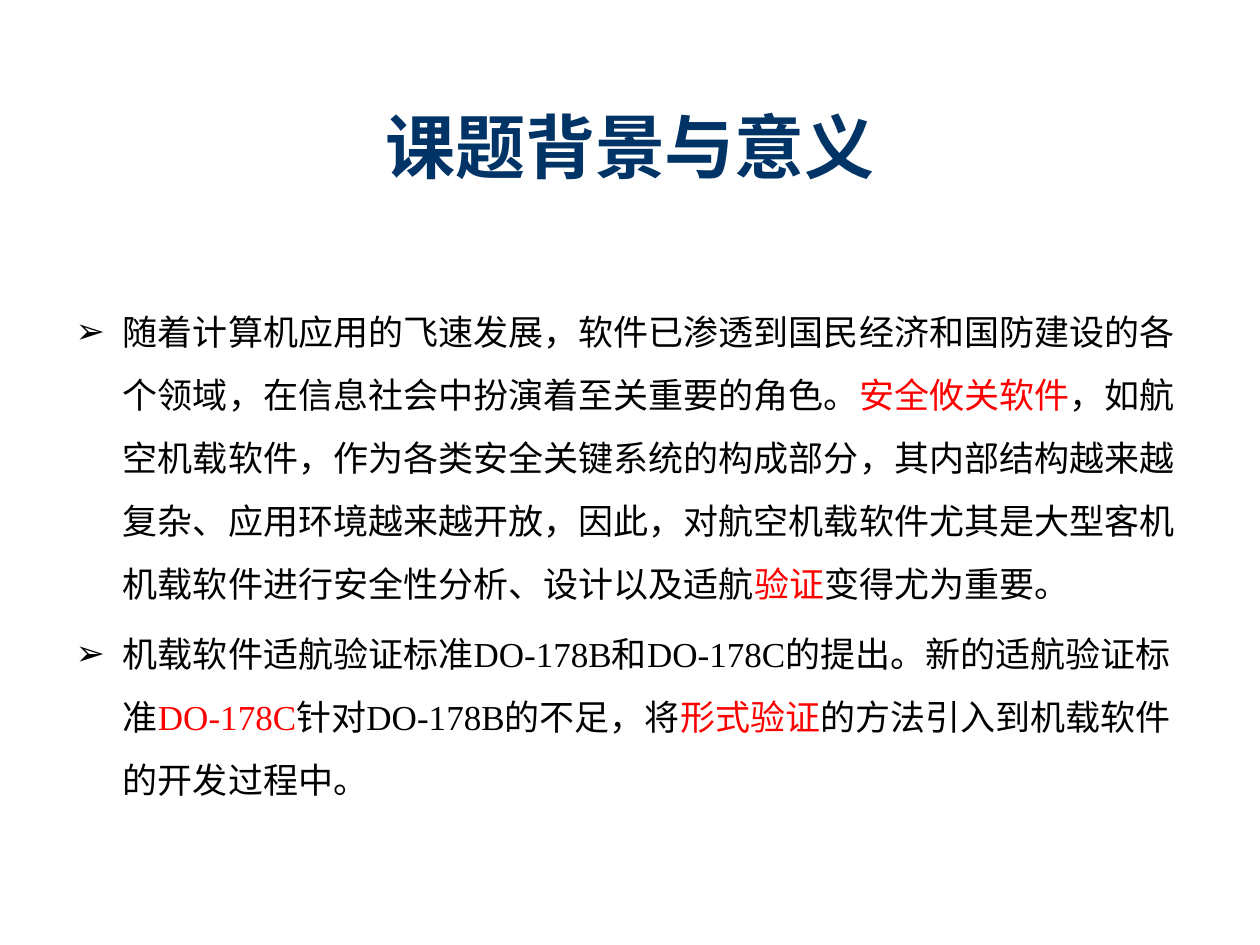
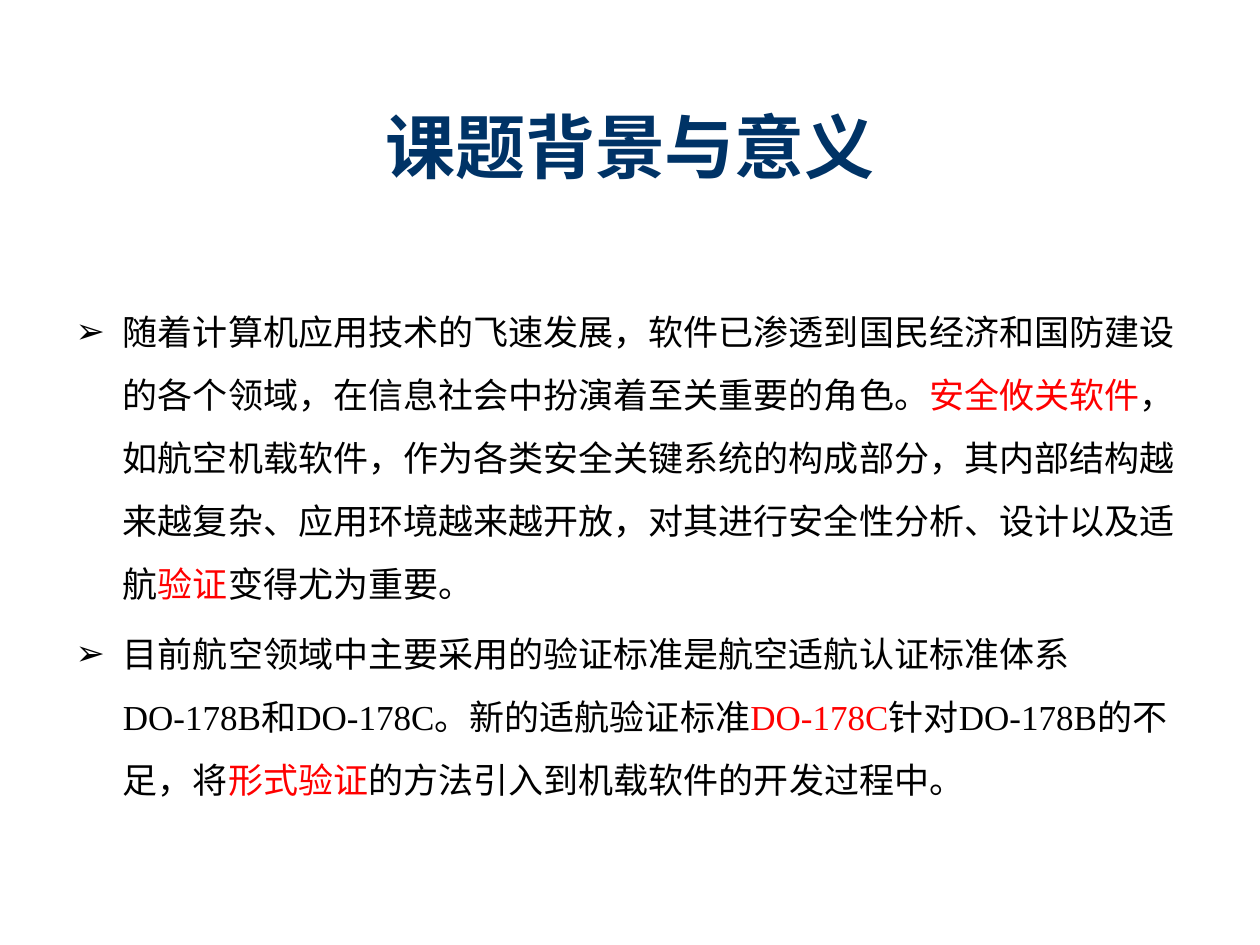
Before and after one commit to destiny1991/--2014--destiny, a slide deck: slide 4 of 开题/SY1406108_陈志伟_开题ppt.pptx. Drawn at 1260x945 pixels with LibreOffice and Linux fonts; fonts in the diff are those of the drawing; background and template pictures are left out. Boxes give left, top, right and bottom in pixels: in the first picture for what was removed or moved away, otherwise in the second. Text is boxed around its words. In the diff, an @@ line names an element or a change of style, - is before the commit and + after.

```diff
--- a/开题/SY1406108_陈志伟_开题ppt.pptx
+++ b/开题/SY1406108_陈志伟_开题ppt.pptx
@@ text at [123,315,1175,797]: text changed @@
-➢ 随着计算机应用的飞速发展，软件已渗透到国民经济和国防建设的各个领域，在信息社会中扮演着至关重要的角色。安全攸关软件，如航空机载软件，作为各类安全关键系统的构成部分，其内部结构越来越复杂、应用环境越来越开放，因此，对航空机载软件尤其是大型客机机载软件进行安全性分析、设计以及适航验证变得尤为重要。
-➢ 机载软件适航验证标准DO-178B和DO-178C的提出。新的适航验证标准DO-178C针对DO-178B的不足，将形式验证的方法引入到机载软件的开发过程中。
+➢ 随着计算机应用技术的飞速发展，软件已渗透到国民经济和国防建设的各个领域，在信息社会中扮演着至关重要的角色。安全攸关软件，如航空机载软件，作为各类安全关键系统的构成部分，其内部结构越来越复杂、应用环境越来越开放，对其进行安全性分析、设计以及适航验证变得尤为重要。
+➢ 目前航空领域中主要采用的验证标准是航空适航认证标准体系DO-178B和DO-178C。新的适航验证标准DO-178C针对DO-178B的不足，将形式验证的方法引入到机载软件的开发过程中。
```
Also in this commit, not shown: 8 other slides changed, 4 other files.
